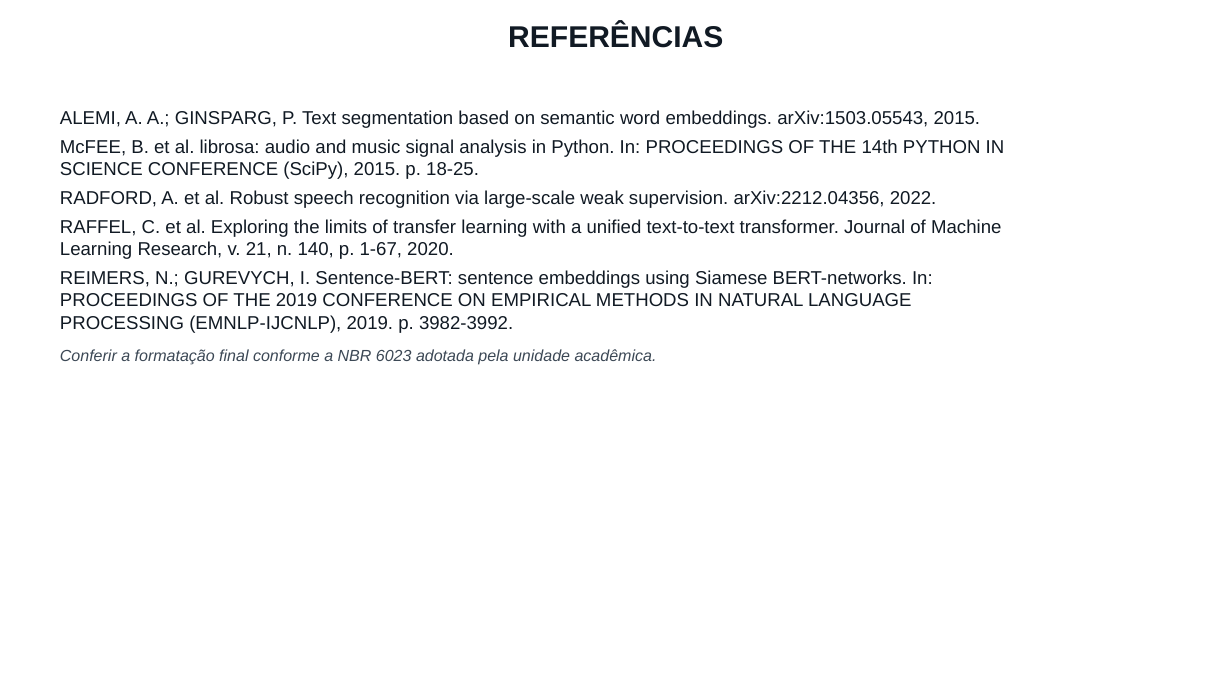
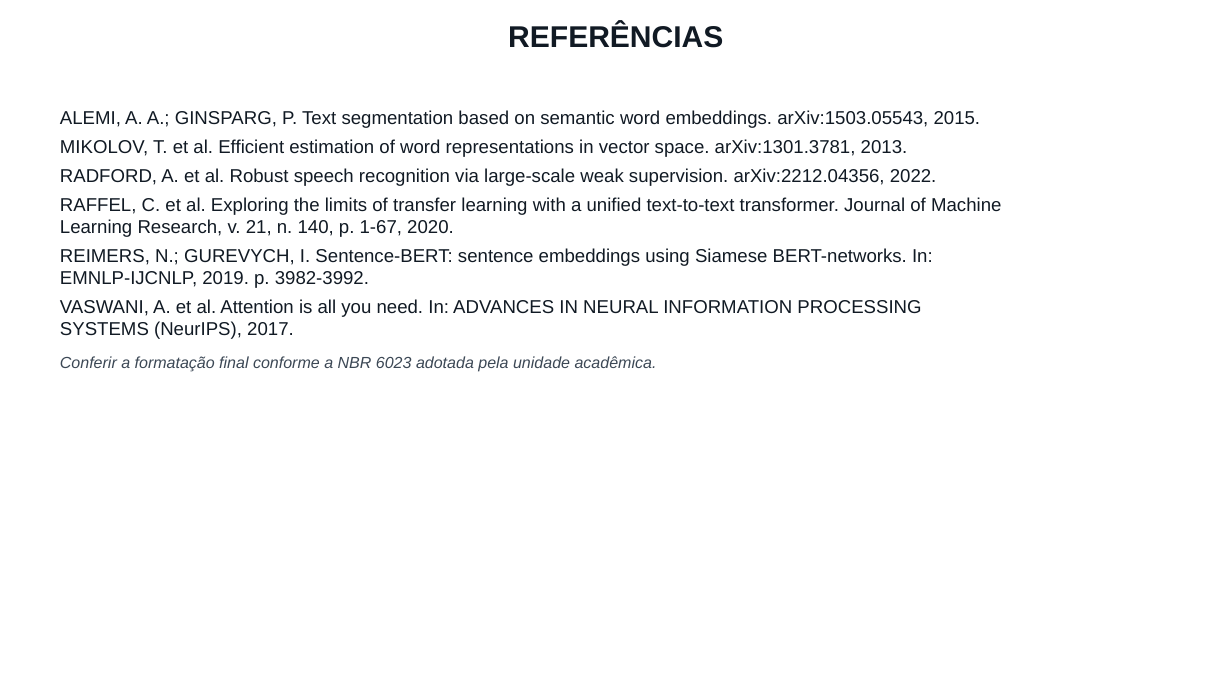
Before and after one commit to MatMeloni/meeting-transcription, a slide deck: slide 10 of docs/apresentacao/APRESENTACAO_JIC_2026_Meloni.pptx (slide 9 before the commit). Drawn at 1232x693 pixels with LibreOffice and Linux fonts; fonts in the diff are those of the drawing; background and template pictures are left out. Boxes give left, top, right and bottom in pixels: in the first picture for what was removed or moved away, otherwise in the second. Text is boxed around its words. In the diff, an @@ line names an element or a change of style, - is before the commit and + after.

```diff
--- a/docs/apresentacao/APRESENTACAO_JIC_2026_Meloni.pptx
+++ b/docs/apresentacao/APRESENTACAO_JIC_2026_Meloni.pptx
@@ text at box(60, 139, 908, 157): text changed @@
-McFEE, B. et al. librosa: audio and music signal analysis in Python. In: PROCEEDINGS OF THE 14th PYTHON IN SCIENCE CONFERENCE (SciPy), 2015. p. 18-25.
+MIKOLOV, T. et al. Efficient estimation of word representations in vector space. arXiv:1301.3781, 2013.
@@ text at box(60, 248, 933, 339): text changed @@
-REIMERS, N.; GUREVYCH, I. Sentence-BERT: sentence embeddings using Siamese BERT-networks. In: PROCEEDINGS OF THE 2019 CONFERENCE ON EMPIRICAL METHODS IN NATURAL LANGUAGE PROCESSING (EMNLP-IJCNLP), 2019. p. 3982-3992.
+REIMERS, N.; GUREVYCH, I. Sentence-BERT: sentence embeddings using Siamese BERT-networks. In: EMNLP-IJCNLP, 2019. p. 3982-3992.
+VASWANI, A. et al. Attention is all you need. In: ADVANCES IN NEURAL INFORMATION PROCESSING SYSTEMS (NeurIPS), 2017.
```
Also in this commit, not shown: 4 other slides changed, 1 slide added, 5 other files.
